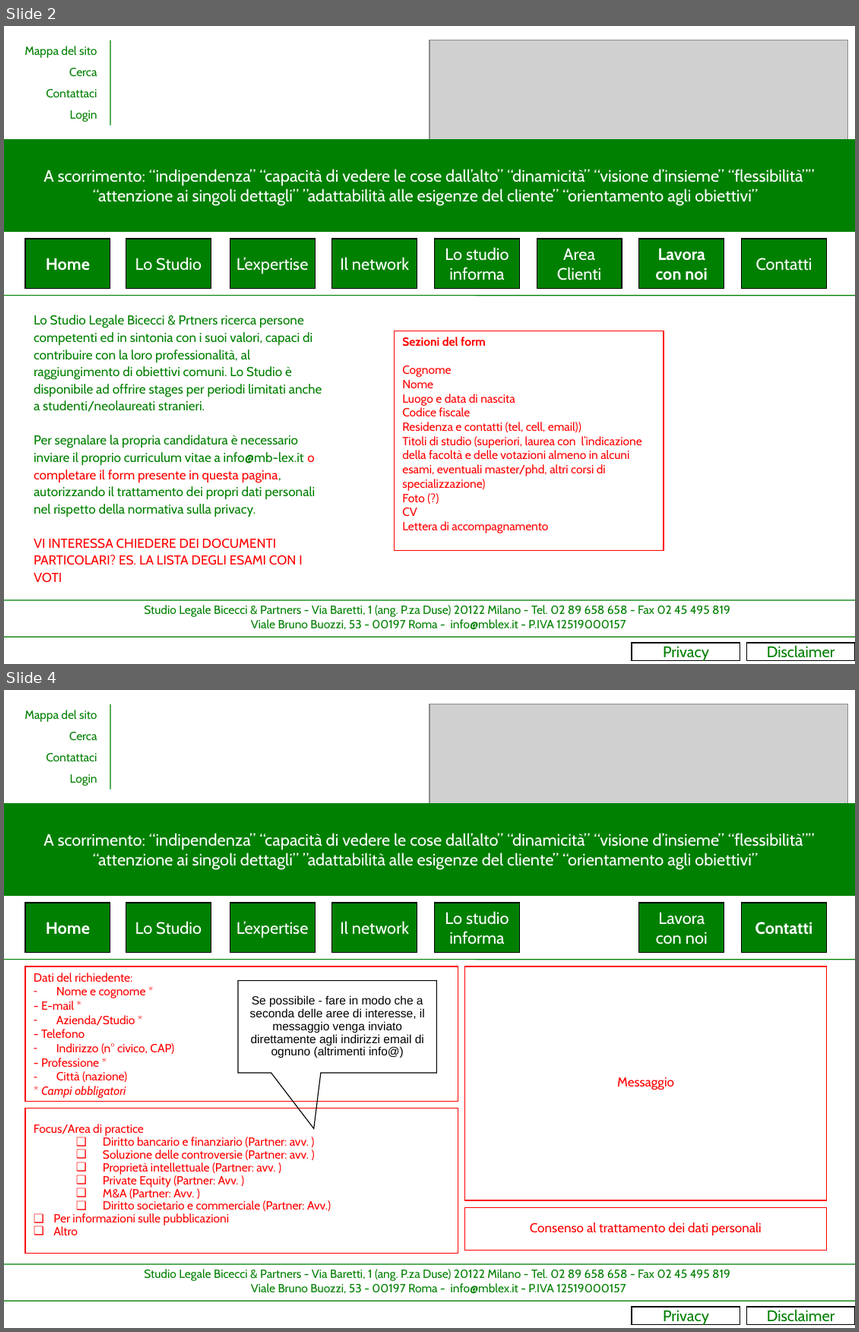
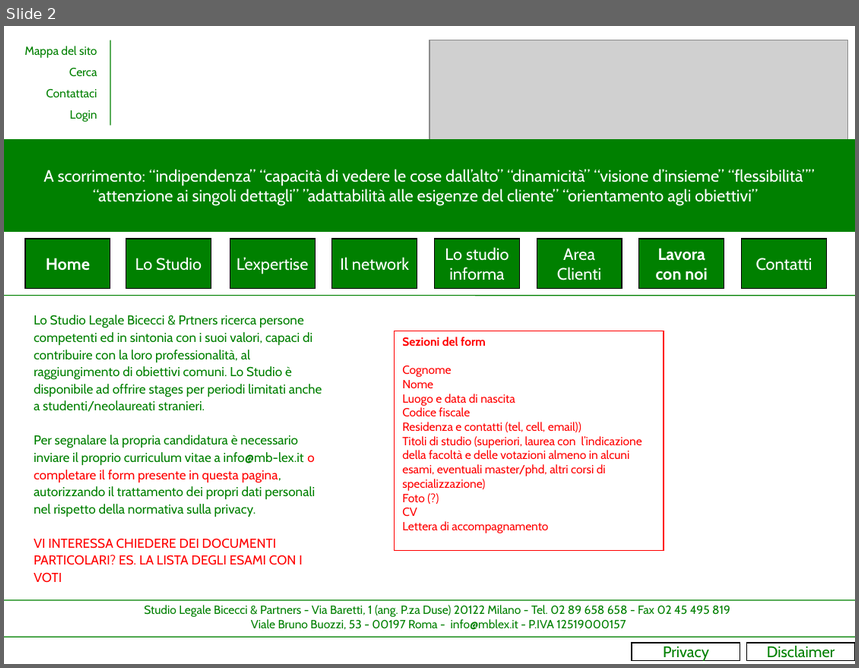
Before and after one commit to grentis/__mblex__, a slide deck: mokup/Sito internet Bicecci&Partners2.ppt. Shown one above the other, each under a label of ours: slides 2 and 4 before the commit, slide 2 after it; the slides between them are not shown. The pictures are 859x1332 and 859x668 pixels, drawn with LibreOffice and Linux fonts; fonts in the diff are those of the drawing; grey boxes stand for pictures. Boxes give left, top, right and bottom in pixels: in the first picture for what was removed or moved away, otherwise in the second. Text is boxed around its words. In the diff, an @@ line names an element or a change of style, - is before the commit and + after.

Commit message:
con contatti

```diff
--- a/mokup/Sito internet Bicecci&Partners2.ppt
+++ b/mokup/Sito internet Bicecci&Partners2.ppt
@@ slide 4 removed at (x1=4, y1=690, x2=855, y2=1328), background #FFFFFF @@
@@ group removed at (x1=25, y1=704, x2=110, y2=790): 4 texts, 1 line @@
-Contattaci
-Mappa del sito
-Cerca
-Login
@@ picture removed at (x1=430, y1=704, x2=848, y2=811) @@
@@ rectangle removed at (x1=4, y1=803, x2=855, y2=895) @@
-A scorrimento: “indipendenza” “capacità di vedere le cose dall’alto” “dinamicità” “visione d’insieme” “flessibilità”” “attenzione ai singoli dettagli” ”adattabilità alle esigenze del cliente” “orientamento agli obiettivi”
@@ rectangle removed at (x1=25, y1=903, x2=110, y2=952) @@
-Home
@@ rectangle removed at (x1=126, y1=903, x2=211, y2=952) @@
-Lo Studio
@@ rectangle removed at (x1=230, y1=903, x2=315, y2=952) @@
-L’expertise
@@ rectangle removed at (x1=332, y1=903, x2=417, y2=952) @@
-Il network
@@ rectangle removed at (x1=435, y1=903, x2=520, y2=952) @@
-Lo studio informa
@@ rectangle removed at (x1=639, y1=903, x2=724, y2=952) @@
-Lavora con noi
@@ rectangle removed at (x1=742, y1=903, x2=827, y2=952) @@
-Contatti
@@ line removed from (4, 960) to (855, 960) @@
@@ rectangle removed at (x1=25, y1=967, x2=458, y2=1101) @@
-Dati del richiedente:
-– Nome e cognome *
-- E-mail *
-– Azienda/Studio *
-- Telefono
-– Indirizzo (n° civico, CAP)
-- Professione *
-– Città (nazione)
-* Campi obbligatori
@@ speech box removed at (x1=238, y1=981, x2=436, y2=1073) @@
-Se possibile - fare in modo che a seconda delle aree di interesse, il messaggio venga inviato direttamente agli indirizzi email di ognuno (altrimenti info@)
@@ rectangle removed at (x1=465, y1=967, x2=827, y2=1201) @@
-Messaggio
@@ rectangle removed at (x1=25, y1=1109, x2=458, y2=1255) @@
-Focus/Area di practice
-  ❑ Diritto bancario e finanziario (Partner: avv. )
-  ❑ Soluzione delle controversie (Partner: avv. )
-  ❑ Proprietà intellettuale (Partner: avv. )
-  ❑ Private Equity (Partner: Avv. )
-  ❑ M&A (Partner: Avv. )
-  ❑ Diritto societario e commerciale (Partner: Avv.)
-❑ Per informazioni sulle pubblicazioni
-❑ Altro
@@ rectangle removed at (x1=465, y1=1208, x2=827, y2=1250) @@
-Consenso al trattamento dei dati personali
@@ line removed from (4, 1265) to (855, 1265) @@
@@ text removed at (x1=144, y1=1269, x2=731, y2=1294) @@
-Studio Legale Bicecci & Partners - Via Baretti, 1 (ang. P.za Duse) 20122 Milano - Tel. 02 89 658 658 - Fax 02 45 495 819
-Viale Bruno Buozzi, 53 - 00197 Roma - info@mblex.it - P.IVA 12519000157
@@ line removed from (4, 1301) to (855, 1301) @@
@@ rectangle removed at (x1=633, y1=1307, x2=741, y2=1325) @@
-Privacy
@@ rectangle removed at (x1=747, y1=1307, x2=855, y2=1325) @@
-Disclaimer
```
Also in this commit, not shown: 1 other slide removed, 6 other files.
